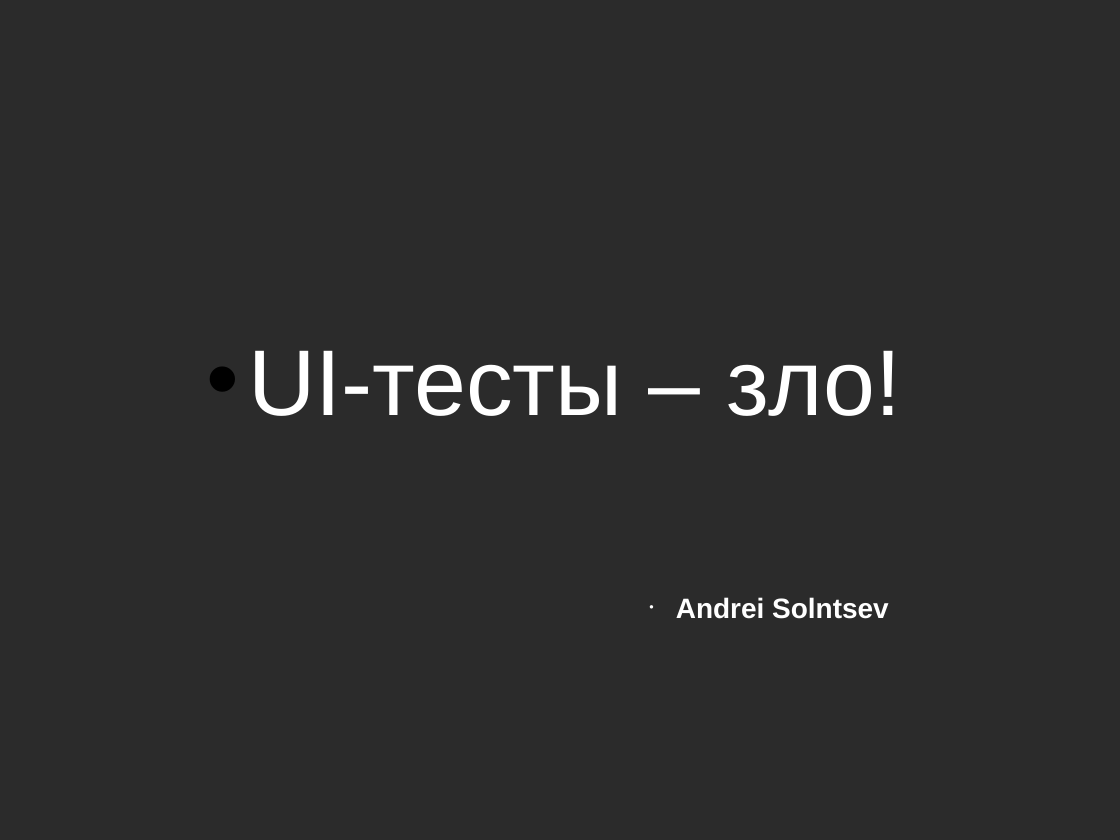
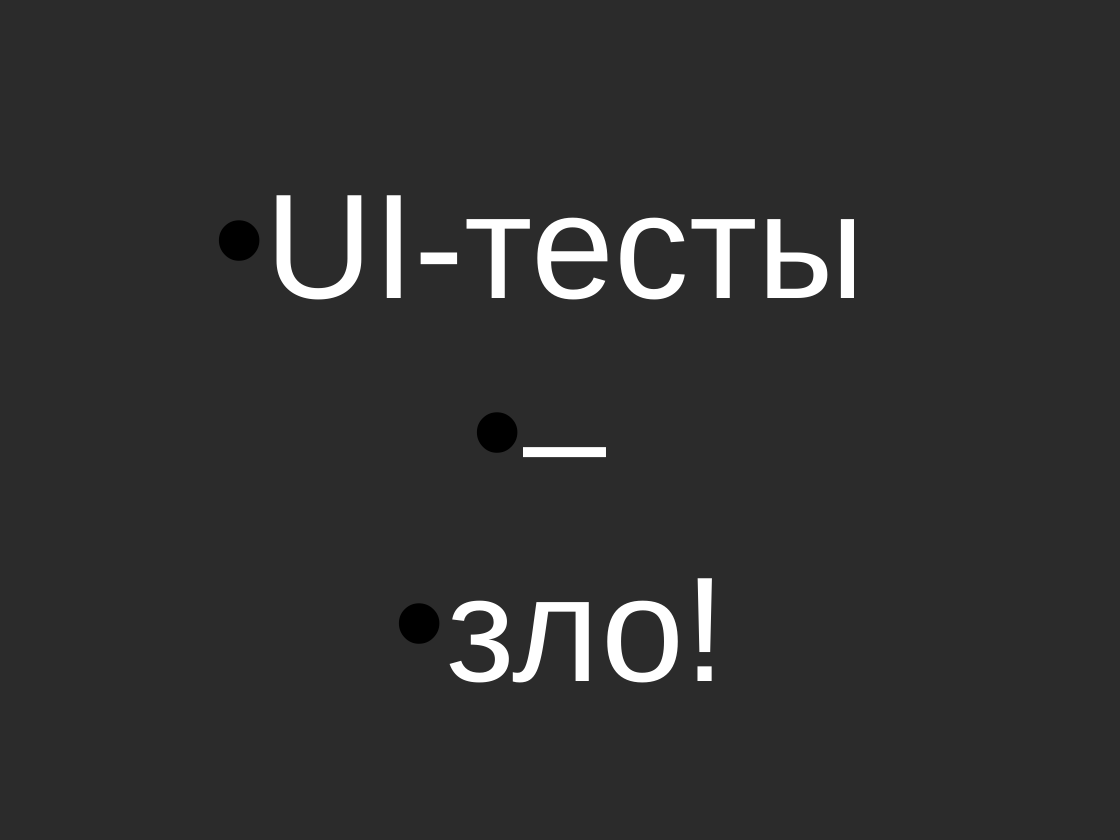
Before and after one commit to asolntsev/presentations, a slide deck: slide 1 of ui-tests/the_fast_and_the_continuous.seleniumcamp2014.odp (slide 2 before the commit). Drawn at 1120x840 pixels with LibreOffice and Linux fonts; fonts in the diff are those of the drawing; background and template pictures are left out; a plain dark background stands for a picture behind light text. Boxes give left, top, right and bottom in pixels: in the first picture for what was removed or moved away, otherwise in the second. Text is boxed around its words. In the diff, an @@ line names an element or a change of style, - is before the commit and + after.

```diff
--- a/ui-tests/the_fast_and_the_continuous.seleniumcamp2014.odp
+++ b/ui-tests/the_fast_and_the_continuous.seleniumcamp2014.odp
@@ text at [213, 195, 864, 683]: text changed; size 60 to 96 pt @@
-• UI-тесты – зло!
+• UI-тесты
+• –
+• зло!
@@ text removed at [676, 597, 889, 619] @@
-• Andrei Solntsev
```
Also in this commit, not shown: 2 other slides changed, 13 slides added, 1 slide removed.
